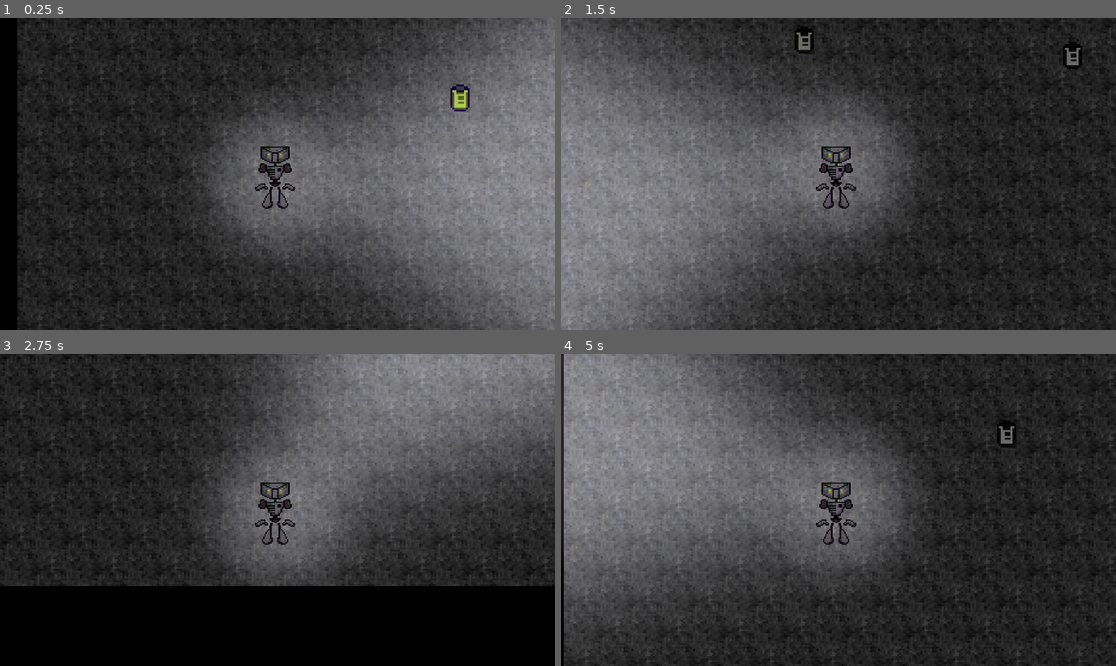
Above: before the commit, frames 1-4 (two rows, left to right).
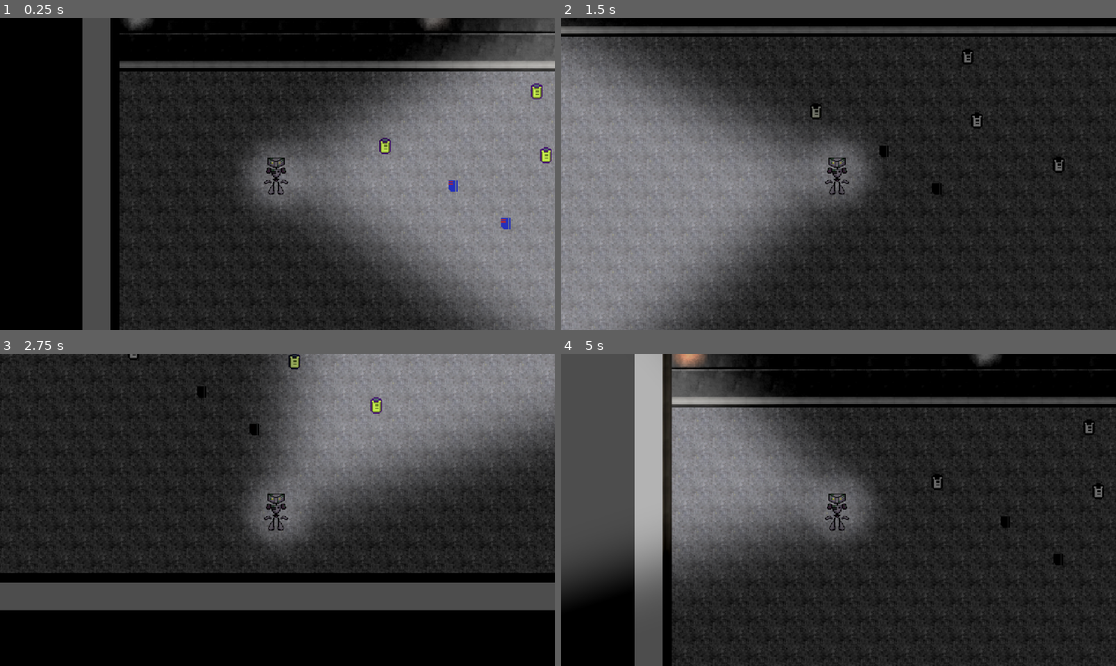
Above: after the commit, the same moments.

Repository: Immersor-git/Running-Out-of-Power
Game: Godot game, scene res://tile_map.tscn
The game is run twice, just before and just after one commit, with the same random seed, the same clock (stepped at 60 frames per second) and the same inputs. This scene is started directly instead of the project's main scene.
Inputs (mouse positions are in pixels of both pictures, inside the frame that each line leads up to):
- Up to frame 1 (0.25 s): no input
- Up to frame 2 (1.5 s): tap Enter at 0.5 s; move the mouse to (960, 158) at 0.52 s; press the mouse at (960, 158) at 0.53 s; hold D (right) 0.53-1.28 s; move the mouse to (727, 189) at 1.27 s; release the mouse at (727, 189) at 1.28 s; hold S (back) from 1.28 s (still down); click (727, 189) at 1.35 s
- Up to frame 3 (2.75 s): move the mouse to (333, 441) at 2.02 s; release S (back) at 2.03 s; press the mouse at (333, 441) at 2.03 s; hold D (right) from 2.03 s (still down)
- Up to frame 4 (5 s): move the mouse to (810, 572) at 2.77 s; release D (right) at 2.78 s; release the mouse at (810, 572) at 2.78 s; hold W (forward) 2.78-3.53 s; click (810, 572) at 2.85 s; move the mouse to (1005, 556) at 3.52 s; press the mouse at (1005, 556) at 3.53 s; hold A (left) from 3.53 s (still down); move the mouse to (672, 463) at 4.27 s; release the mouse at (672, 463) at 4.28 s; click (672, 463) at 4.35 s

The runs differ from the first frame. In frame 1, 42% of the frame differs, in the area x 3-100%, y 0-100%; in frame 2, 22%; in frame 3, 26%; in frame 4, 44%, in the area x 0-100%, y 0-100%.

Commit message:
add id cards and doors
id cards can be picked up and stored on the player like batteries, and can be used to open doors

Diff:
--- /dev/null
+++ b/IDCard.gd
@@ -0,0 +1,18 @@
+extends Sprite2D
+
+
+# Called when the node enters the scene tree for the first time.
+func _ready():
+	pass # Replace with function body.
+
+
+# Called every frame. 'delta' is the elapsed time since the previous frame.
+func _process(delta):
+	pass
+
+func _input(event):
+	if event is InputEventMouseButton and event.pressed and event.button_index == MOUSE_BUTTON_LEFT:
+		if get_rect().has_point(to_local(get_global_mouse_position())):
+			%player.idCards += 1
+			print('YOU HAVE ', %player.idCards, ' ID CARDS')
+			queue_free()
--- /dev/null
+++ b/door.gd
@@ -0,0 +1,21 @@
+extends Sprite2D
+
+
+# Called when the node enters the scene tree for the first time.
+func _ready():
+	pass # Replace with function body.
+
+
+# Called every frame. 'delta' is the elapsed time since the previous frame.
+func _process(delta):
+	pass
+
+func _input(event):
+	if event is InputEventMouseButton and event.pressed and event.button_index == MOUSE_BUTTON_LEFT:
+		if get_rect().has_point(to_local(get_global_mouse_position())):
+			if %player.idCards > 0:
+				print('DOOR OPENED')
+				%player.idCards -= 1
+				queue_free()
+			else:
+				print('YOU NEED AN ID CARD')
--- /dev/null
+++ b/door.tscn
@@ -0,0 +1,16 @@
+[gd_scene load_steps=4 format=3 uid="uid://4ybxqeali1iy"]
+
+[ext_resource type="Texture2D" uid="uid://yg08fw2hte27" path="res://MapTilesDoorCharacter.png" id="1_c05et"]
+[ext_resource type="Script" path="res://door.gd" id="1_ghdaf"]
+
+[sub_resource type="RectangleShape2D" id="RectangleShape2D_podrm"]
+size = Vector2(32, 64)
+
+[node name="door" type="Sprite2D"]
+texture = ExtResource("1_c05et")
+script = ExtResource("1_ghdaf")
+
+[node name="StaticBody2D" type="StaticBody2D" parent="."]
+
+[node name="CollisionShape2D" type="CollisionShape2D" parent="StaticBody2D"]
+shape = SubResource("RectangleShape2D_podrm")
--- /dev/null
+++ b/id_card.tscn
@@ -0,0 +1,8 @@
+[gd_scene load_steps=3 format=3 uid="uid://jywq5t4kjuxs"]
+
+[ext_resource type="Script" path="res://IDCard.gd" id="1_6u3st"]
+[ext_resource type="Texture2D" uid="uid://bnltrbv3nri4a" path="res://ID_blue.png" id="2_hctdv"]
+
+[node name="IDCard" type="Sprite2D"]
+texture = ExtResource("2_hctdv")
+script = ExtResource("1_6u3st")
--- a/player.gd
+++ b/player.gd
@@ -3,6 +3,7 @@
 @export var SPEED = 600
 
 var batteries = 0
+var idCards = 0
 
 func _physics_process(_delta):
 	var direction = Input.get_vector("left", "right", "forward", "back")
--- a/tile_map.tscn
+++ b/tile_map.tscn
@@ -1,9 +1,11 @@
-[gd_scene load_steps=7 format=3 uid="uid://bkeknn5sfj4nl"]
+[gd_scene load_steps=9 format=3 uid="uid://bkeknn5sfj4nl"]
 
 [ext_resource type="Texture2D" uid="uid://dqypv5tqyq7m5" path="res://MapTiles.png" id="1_gae8d"]
 [ext_resource type="PackedScene" uid="uid://sxj1ykp6a51r" path="res://player.tscn" id="2_f7ffp"]
 [ext_resource type="Script" path="res://tile_map.gd" id="2_fm7hq"]
 [ext_resource type="PackedScene" uid="uid://dutqccpb3u6er" path="res://battery.tscn" id="3_c3yia"]
+[ext_resource type="PackedScene" uid="uid://4ybxqeali1iy" path="res://door.tscn" id="5_ts76u"]
+[ext_resource type="PackedScene" uid="uid://jywq5t4kjuxs" path="res://id_card.tscn" id="6_6wi68"]
 
 [sub_resource type="TileSetAtlasSource" id="TileSetAtlasSource_uq6oa"]
 texture = ExtResource("1_gae8d")
@@ -191,10 +193,11 @@
 
 [node name="player" parent="." instance=ExtResource("2_f7ffp")]
 unique_name_in_owner = true
-position = Vector2(167, 424)
-scale = Vector2(0.1, 0.1)
+position = Vector2(168.75, 408.75)
+scale = Vector2(0.08, 0.08)
 
 [node name="Camera2D" type="Camera2D" parent="player"]
+zoom = Vector2(0.6, 0.6)
 
 [node name="Battery" parent="." instance=ExtResource("3_c3yia")]
 position = Vector2(401, 392.5)
@@ -210,3 +213,12 @@
 
 [node name="Battery5" parent="." instance=ExtResource("3_c3yia")]
 position = Vector2(261.75, 384.5)
+
+[node name="door" parent="." instance=ExtResource("5_ts76u")]
+position = Vector2(880, 288)
+
+[node name="IDCard" parent="." instance=ExtResource("6_6wi68")]
+position = Vector2(320.5, 418)
+
+[node name="IDCard2" parent="." instance=ExtResource("6_6wi68")]
+position = Vector2(366.25, 450.75)
Binary file added: ID_blue.png
Not shown, added: ID_blue.png.import
Binary file changed: MapTiles.png
Binary file added: MapTilesDoorCharacter.png
Not shown, added: MapTilesDoorCharacter.png.import
